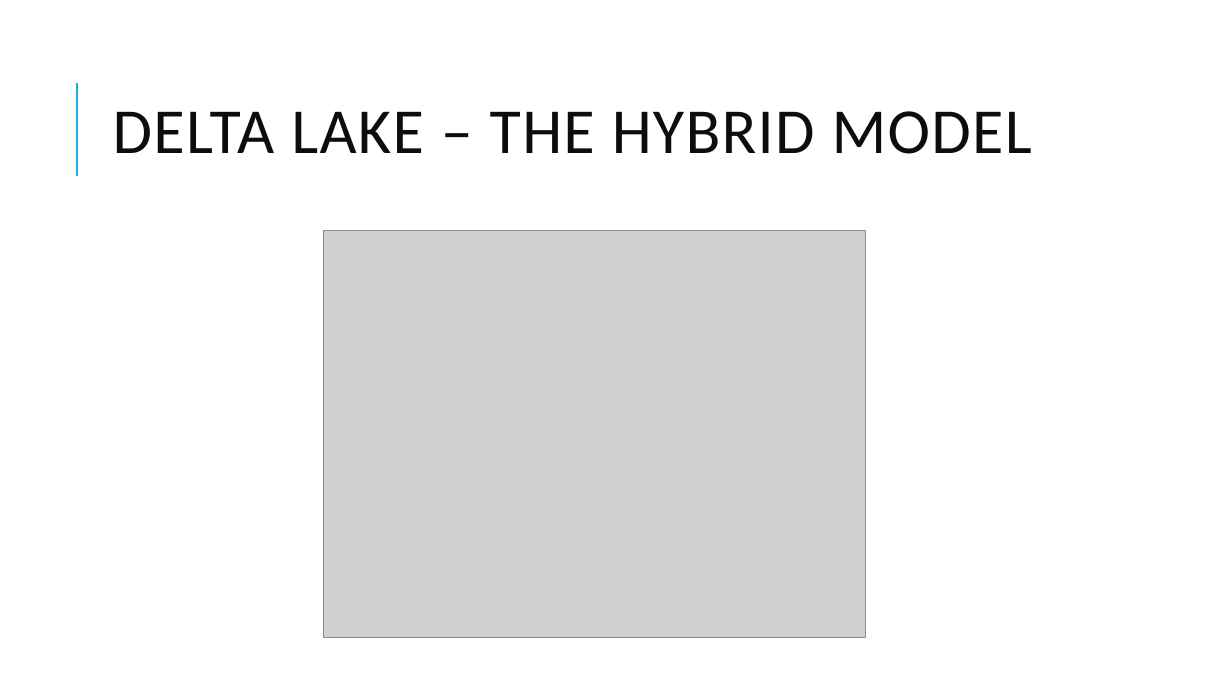
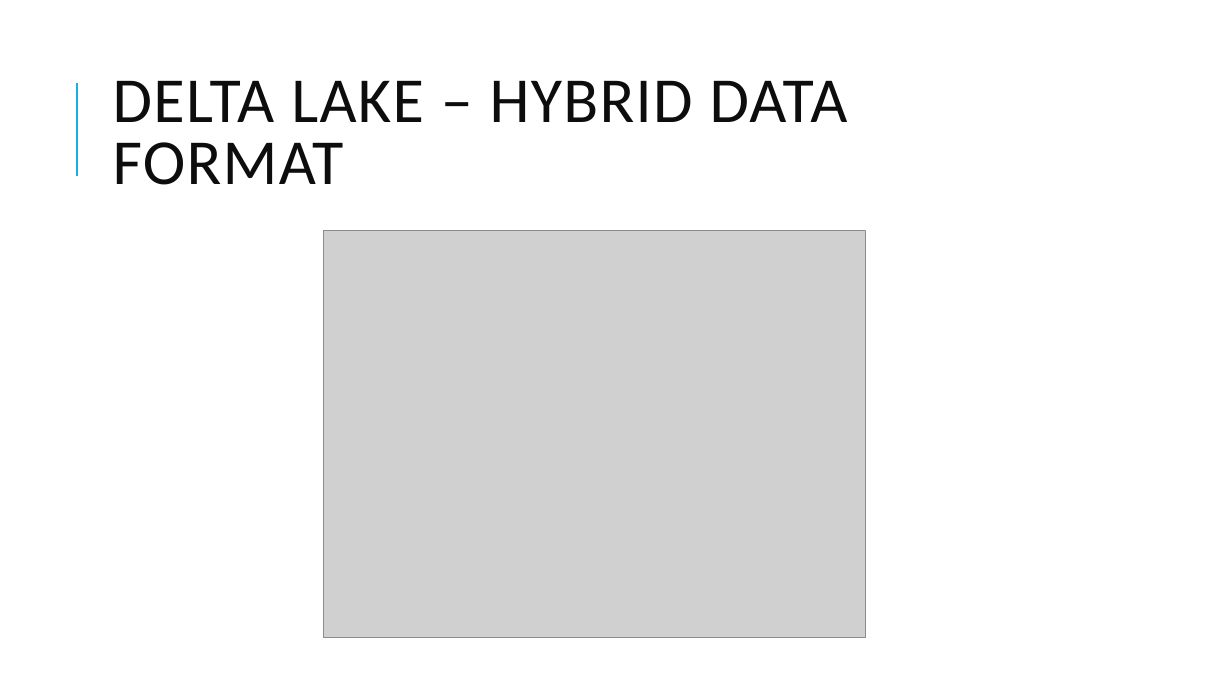
Before and after one commit to dinesarun/common, a slide deck: slide 14 of sessions/GAB 2021/Choosing right Data Service.pptx (slide 11 before the commit). Drawn at 1232x693 pixels with LibreOffice and Linux fonts; fonts in the diff are those of the drawing; grey boxes stand for pictures. Boxes give left, top, right and bottom in pixels: in the first picture for what was removed or moved away, otherwise in the second. Text is boxed around its words. In the diff, an @@ line names an element or a change of style, - is before the commit and + after.

```diff
--- a/sessions/GAB 2021/Choosing right Data Service.pptx
+++ b/sessions/GAB 2021/Choosing right Data Service.pptx
@@ title at <box>113,80,848,185</box>: text changed @@
-DELTA LAKE – THE HYBRID MODEL
+DELTA LAKE – HYBRID DATA FORMAT
```
Also in this commit, not shown: 15 other slides changed, 3 slides added, 2 slides removed.
